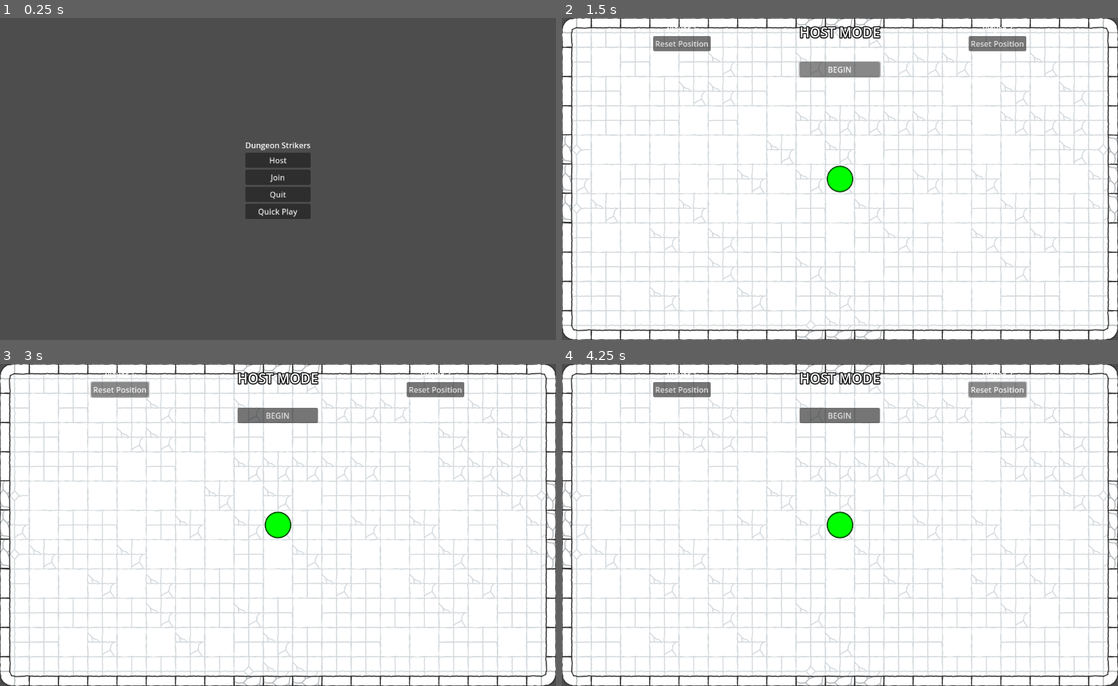
Above: before the commit, frames 1-4 (two rows, left to right).
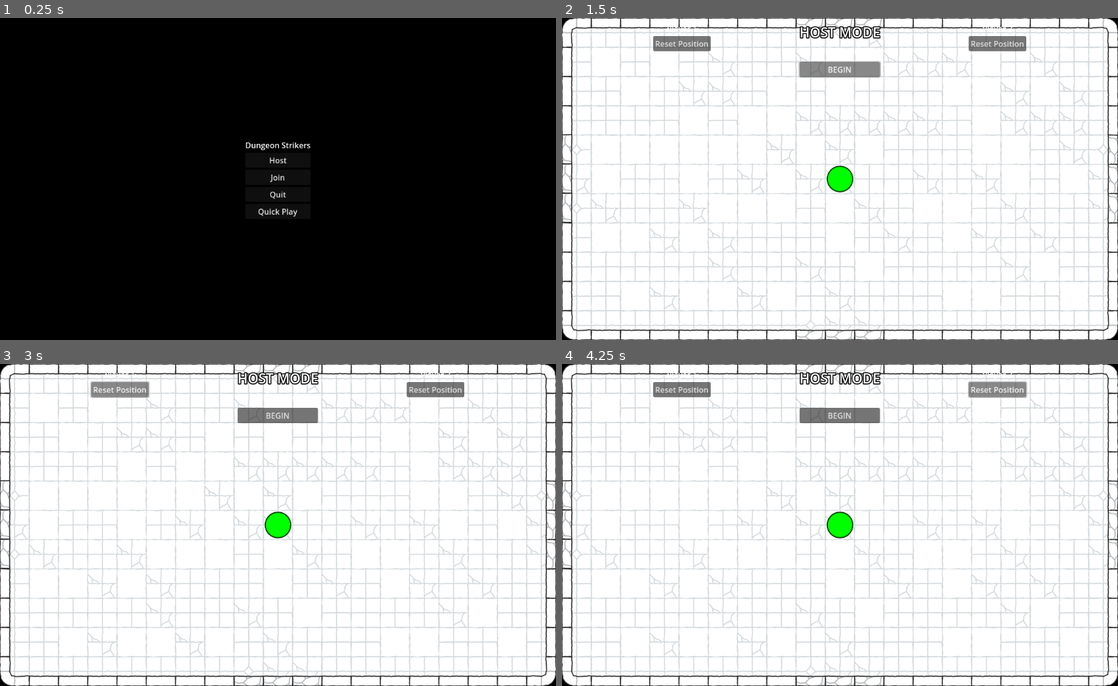
Above: after the commit, the same moments.

Repository: Tohzt/Dungeon-Strikers-2D
Game: Godot game, scene res://Main Menu/Main Menu.tscn
The game is run twice, just before and just after one commit, with the same random seed, the same clock (stepped at 60 frames per second) and the same inputs.
Inputs:
- Up to frame 1 (0.25 s): no input
- Up to frame 2 (1.5 s): click "Quick Play" at 0.5 s; click "BEGIN" at 1.25 s
- Up to frame 3 (3 s): click "BEGIN" at 2 s; click "Reset Position" at 2.75 s
- Up to frame 4 (4.25 s): click "Reset Position" at 3.5 s

The runs differ from the first frame. In frame 1, 100% of the frame differs, in the area x 0-100%, y 0-100%; in frame 2, less than 0.1%; in frame 3, less than 0.1%; in frame 4, less than 0.1%.
Error in both runs: Out of bounds get index '0' (on base: 'Array[int]') (res://Game/host_ui.gd:9)

Commit message:
matched hand particle color to player

Diff:
--- a/Player/Attack/player_attack.gd
+++ b/Player/Attack/player_attack.gd
@@ -1,5 +1,6 @@
 class_name AttackClass extends Area2D
-@export var mesh_instance: MeshInstance2D
+@export var mesh: MeshInstance2D
+@export var attack: CollisionShape2D
 
 var Attacker: PlayerClass
 var spawn_position: Vector2
@@ -12,9 +13,7 @@
 var velocity := Vector2.ZERO
 
 func _ready() -> void:
-	spawn_position = global_position
 	_activate_TorF(false)
-
 	if multiplayer.is_server():
 		body_entered.connect(_on_body_entered)
 
@@ -26,8 +25,9 @@
 		trigger_destroy()
 		return
 
-	if attack_type == "melee" and is_instance_valid(Attacker) and Attacker.has_node("Attack Origin"):
+	if attack_type == "melee":
 		global_position = Attacker.Attack_Origin.global_position
+
 	if abs((global_position-spawn_position).length()) > attack_distance:
 		trigger_destroy()
 
@@ -37,9 +37,11 @@
 		velocity = attack_direction * attack_power
 		position += velocity
 
-# Since we're only running on host, no need for RPC
 func set_props(atk_type: String, atk_pow: int, atk_dir: Vector2, atk_dur: float = INF, atk_dist: float = INF) -> void:
 	attack_type = atk_type
+	if atk_type == "melee":
+		mesh.hide()
+		attack.scale = Vector2(2,2)
 	attack_power = atk_pow
 	attack_direction = atk_dir
 	attack_duration = atk_dur
@@ -54,7 +56,6 @@
 		set_physics_process(TorF)
 
 func _on_body_entered(body: Node2D) -> void:
-	if !multiplayer.is_server(): return
 	if body == Attacker: return
 
 	if body is BallClass:
--- a/Player/Attack/player_attack.tscn
+++ b/Player/Attack/player_attack.tscn
@@ -16,12 +16,22 @@
 properties/1/path = NodePath(".:modulate")
 properties/1/spawn = true
 properties/1/replication_mode = 1
+properties/2/path = NodePath("Attack:scale")
+properties/2/spawn = true
+properties/2/replication_mode = 1
+properties/3/path = NodePath("MeshInstance2D:scale")
+properties/3/spawn = true
+properties/3/replication_mode = 1
+properties/4/path = NodePath("MeshInstance2D:visible")
+properties/4/spawn = true
+properties/4/replication_mode = 1
 
-[node name="Attack" type="Area2D" node_paths=PackedStringArray("mesh_instance")]
+[node name="Attack" type="Area2D" node_paths=PackedStringArray("mesh", "attack")]
 collision_layer = 2
 collision_mask = 7
 script = ExtResource("1_fa5ys")
-mesh_instance = NodePath("MeshInstance2D")
+mesh = NodePath("MeshInstance2D")
+attack = NodePath("Attack")
 
 [node name="Attack" type="CollisionShape2D" parent="."]
 shape = SubResource("CircleShape2D_5d0fw")
--- a/Player/Hand/hand.gd
+++ b/Player/Hand/hand.gd
@@ -6,6 +6,7 @@
 @export_enum("left", "right") var handedness: String
 @export var hand_offset: Vector2 = Vector2(0,-16)
 var default_hand_distance: float
+@export var particle: GPUParticles2D
 
 var is_attacking: bool = false
 var attack_dur := 0.1
--- a/Player/Hand/hand.tscn
+++ b/Player/Hand/hand.tscn
@@ -7,10 +7,13 @@
 properties/0/path = NodePath("Arm/Hand:frame")
 properties/0/spawn = true
 properties/0/replication_mode = 1
+properties/1/path = NodePath("Arm/Hand/GPUParticles2D:modulate")
+properties/1/spawn = true
+properties/1/replication_mode = 1
 
 [sub_resource type="Gradient" id="Gradient_wcw2t"]
-offsets = PackedFloat32Array(0.224638, 0.275362, 0.311594)
-colors = PackedColorArray(0, 0.631373, 0.54902, 1, 0, 0, 0, 1, 0, 0, 0, 0)
+offsets = PackedFloat32Array(0.2, 0.478261)
+colors = PackedColorArray(1, 1, 1, 1, 1, 1, 1, 0)
 
 [sub_resource type="GradientTexture2D" id="GradientTexture2D_er2ng"]
 gradient = SubResource("Gradient_wcw2t")
@@ -30,8 +33,9 @@
 gravity = Vector3(0, 98, 0)
 scale_curve = SubResource("CurveTexture_oukdn")
 
-[node name="Player Hand" type="Node2D"]
+[node name="Player Hand" type="Node2D" node_paths=PackedStringArray("particle")]
 script = ExtResource("1_wcw2t")
+particle = NodePath("Arm/Hand/GPUParticles2D")
 
 [node name="MultiplayerSynchronizer" type="MultiplayerSynchronizer" parent="."]
 replication_config = SubResource("SceneReplicationConfig_wcw2t")
@@ -45,9 +49,8 @@
 hframes = 4
 
 [node name="GPUParticles2D" type="GPUParticles2D" parent="Arm/Hand"]
-emitting = false
+z_index = -1
 amount = 10
 texture = SubResource("GradientTexture2D_er2ng")
 lifetime = 0.19
-one_shot = true
 process_material = SubResource("ParticleProcessMaterial_or0a8")
--- a/Player/player.gd
+++ b/Player/player.gd
@@ -49,23 +49,23 @@
 	# Only spawn the attack on the host
 	if multiplayer.get_unique_id() != 1: return
 
+	var entities_node: Node2D = get_tree().get_first_node_in_group("Entities")
+	if !entities_node: return
+
 	var _atk: AttackClass = Global.ATTACK.instantiate()
 	_atk.Attacker = self
-	_atk.global_position = Attack_Origin.global_position
+	_atk.global_position = global_position
+	_atk.spawn_position = global_position
+	entities_node.add_child(_atk, true)
 
-	# Find the proper parent node
-	var entities_node: Node2D = get_tree().get_first_node_in_group("Entities")
-	if entities_node:
-		entities_node.add_child(_atk, true)
-
-		if is_aiming:
-			# Ranged attack
-			_atk.modulate = Color.GREEN
-			_atk.set_props("ranged", 50, atk_dir)
-		else:
-			# Melee attack
-			_atk.modulate = Color.RED
-			_atk.set_props("melee", 100, atk_dir, 0.5)
+	if is_aiming:
+		# Ranged attack
+		_atk.modulate = Color.GREEN
+		_atk.set_props("ranged", 50, atk_dir)
+	else:
+		# Melee attack
+		_atk.modulate = Color.RED
+		_atk.set_props("melee", 100, atk_dir, 0.5)
 
 func _throw_punch(side: int = 1) -> int:
 	Hands.get_child(side).is_attacking = true
@@ -78,6 +78,9 @@
 	var hands: Array = Hands.get_children()
 	for hand: PlayerHandClass in hands:
 		hand.hand.frame = index
+		match index:
+			0: hand.particle.modulate = Color.MEDIUM_SEA_GREEN
+			1: hand.particle.modulate = Color.GOLDENROD
 	spawn_pos = pos
 	rotation = rot
 	reset()
--- a/Player/player.tscn
+++ b/Player/player.tscn
@@ -45,7 +45,7 @@
 Input_Handler = NodePath("../Input Handler")
 
 [node name="Attack Origin" type="Marker2D" parent="."]
-position = Vector2(0, -40)
+position = Vector2(0, -20)
 
 [node name="Sprite2D" type="Sprite2D" parent="."]
 scale = Vector2(0.75, 0.75)
--- a/project.godot
+++ b/project.godot
@@ -13,6 +13,7 @@
 config/name="DS2D"
 run/main_scene="res://Main Menu/Main Menu.tscn"
 config/features=PackedStringArray("4.4", "Forward Plus")
+boot_splash/bg_color=Color(0, 0, 0, 1)
 boot_splash/image="uid://b7k3wfvekym8w"
 config/icon="uid://b7k3wfvekym8w"
 
@@ -116,3 +117,7 @@
 
 2d/default_gravity=0.0
 2d/default_gravity_vector=Vector2(0, 0)
+
+[rendering]
+
+environment/defaults/default_clear_color=Color(0, 0, 0, 1)
